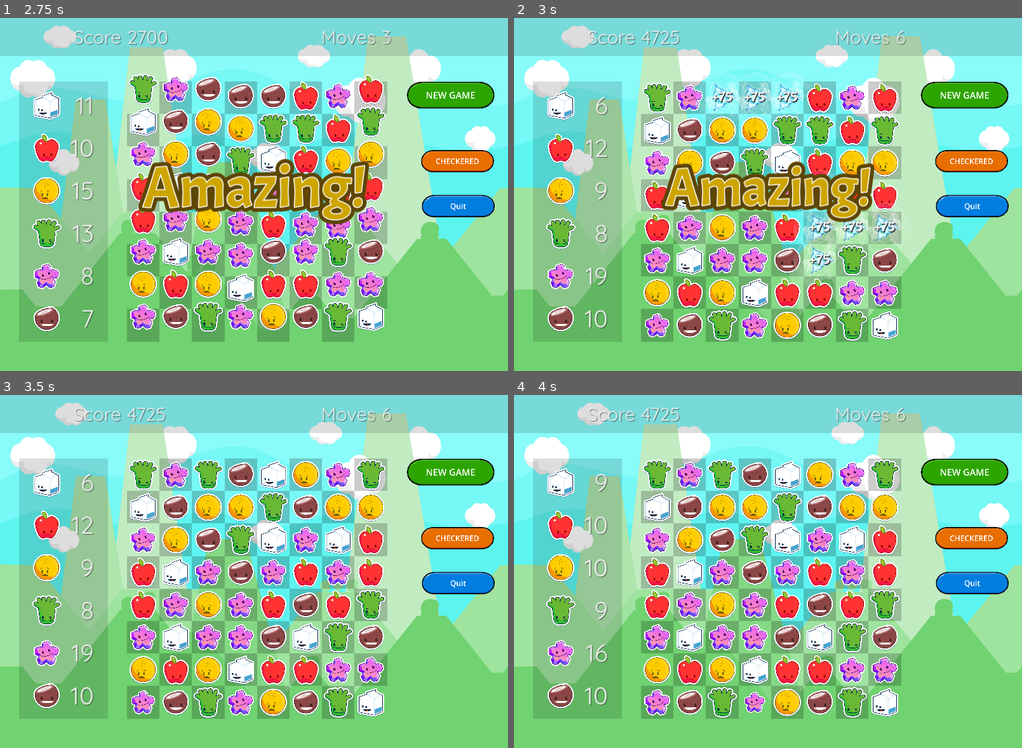
Above: before the commit, frames 1-4 (two rows, left to right).
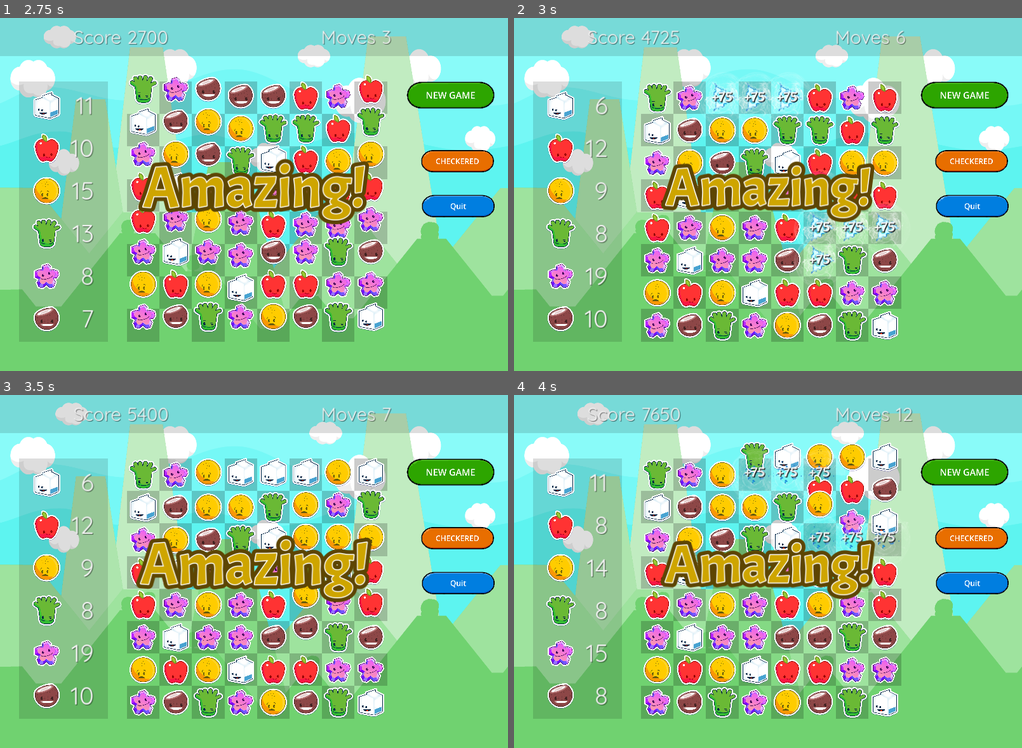
Above: after the commit, the same moments.

Repository: gitbrent/godot-match-3
Game: Godot game, scene res://main.tscn
Same seed, same stepped clock (60 frames per second), same inputs: the game is played once before the commit and once after it.
Inputs (mouse positions are in pixels of both pictures, inside the frame that each line leads up to):
- Up to frame 1 (2.75 s): click (132, 229) at 0.52 s; click "NEW GAME" at 1.25 s; click "NEW GAME" at 2 s
- Up to frame 2 (3 s): click "Food" at 2.75 s
- Up to frame 3 (3.5 s): no input
- Up to frame 4 (4 s): click "Space" at 3.5 s

Frame 1 is identical in both runs. In frame 2, 0.1% of the frame differs, in the area x 25-31%, y 83-91%; in frame 3, 11%; in frame 4, 13%, in the area x 13-79%, y 3-91%.

Commit message:
WIP

Diff:
--- a/game_boards/all_common/common.gd
+++ b/game_boards/all_common/common.gd
@@ -20,7 +20,7 @@
 			var brdsq = brdsq_scene.instantiate()
 			grid.add_child(brdsq)
 
-func fill_hbox(hbox:HBoxContainer, gem_dict:Enums.GemDict, on_cell_click):
+func fill_hbox(hbox:HBoxContainer, gem_dict:Enums.GemDict, on_cell_click, on_drag_start, on_drag_inprog, on_drag_ended):
 	for col_idx in range(hbox.get_child_count()):
 		for row_idx in range(8):
 			var gem_type = GEM_COLOR_NAMES[randi() % GEM_COLOR_NAMES.size()]
@@ -30,6 +30,9 @@
 			gem_cell.initialize(gem_type, gem_dict)
 			var control_node = gem_cell.get_node("GemControl")
 			control_node.connect("cell_click", on_cell_click)
+			control_node.connect("drag_start", on_drag_start)
+			control_node.connect("drag_in_prog", on_drag_inprog)
+			control_node.connect("drag_ended", on_drag_ended)
 
 # GEM LOGIC =========================================================
 
@@ -373,6 +376,14 @@
 	# Cells are not adjacent
 	return false
 
+func get_gem_at_position(position:Vector2, hbox:HBoxContainer) -> CommonGemCell:
+	for vbox in hbox.get_children():
+		if vbox is VBoxContainer:
+			for gem_cell in vbox.get_children():
+				if gem_cell is CommonGemCell and gem_cell.get_global_rect().has_point(position):
+					return gem_cell
+	return null
+
 # =========================================================
 
 func calculate_score_for_matches(matches:Array) -> int:
--- a/game_boards/board_food/board_food.gd
+++ b/game_boards/board_food/board_food.gd
@@ -9,9 +9,12 @@
 # SCENES
 @onready var grid_container:GridContainer = $GridContainer
 @onready var hbox_container:HBoxContainer = $HBoxContainer
-#VARS
+# PRELOAD
 var CmnFunc = preload("res://game_boards/all_common/common.gd").new()
 var CmnDbg = preload("res://game_boards/all_common/common_debug.gd").new()
+# VARS
+var drag_start_position = Vector2()
+var is_dragging = false
 const GEM_COLOR_NAMES = [Enums.GemColor.RED, Enums.GemColor.ORG, Enums.GemColor.YLW, Enums.GemColor.GRN, Enums.GemColor.BLU, Enums.GemColor.PRP]
 const GEM_POINTS:int = 25
 const GEM_DICT:Enums.GemDict = Enums.GemDict.FOOD
@@ -51,7 +54,7 @@
 	# C: Animation runtime for msg is 0.5-sec
 	await CmnFunc.delay_time(self.get_child(0), 0.5)
 	# D: do this hre instead of _ready() as iOS/Xcode wont fill cells when invisible or something like that
-	CmnFunc.fill_hbox(hbox_container, GEM_DICT, self._on_cell_click)
+	CmnFunc.fill_hbox(hbox_container, GEM_DICT, self._on_cell_click, self._on_drag_start, self._on_drag_inprog, self._on_drag_ended)
 	# E: check board after init (wait a 1/4 sec) for UI updates
 	await CmnFunc.delay_time(self, 0.25)
 	process_game_round()
@@ -112,6 +115,22 @@
 		undo_cell_1 = selected_cell_1
 		undo_cell_2 = selected_cell_2
 		swap_gem_cells(selected_cell_1, selected_cell_2)
+
+func _on_drag_start(gem_cell, mouse_position):
+	drag_start_position = mouse_position
+	is_dragging = true
+
+func _on_drag_inprog(gem_cell, mouse_position):
+	if is_dragging:
+		# Optionally visualize the dragging process if needed
+		pass
+
+func _on_drag_ended(gem_cell, mouse_position):
+	if is_dragging:
+		var target_cell =  CmnFunc.get_gem_at_position(mouse_position, hbox_container)
+		if target_cell:
+			swap_gem_cells(gem_cell, target_cell)
+	is_dragging = false
 
 # STEP 2: Swap gems: capture current gems, move scenes via tween
 
--- a/game_boards/board_space/board_space.gd
+++ b/game_boards/board_space/board_space.gd
@@ -22,6 +22,8 @@
 const GEM_POINTS:int = 25
 const GEM_DICT:Enums.GemDict = Enums.GemDict.SPACE
 # VARS
+var drag_start_position = Vector2()
+var is_dragging = false
 var is_new_game:bool = false
 var selected_cell_1:CommonGemCell = null
 var selected_cell_2:CommonGemCell = null
@@ -64,7 +66,7 @@
 	# C: delay to let message complete animation
 	await CmnFunc.delay_time(self.get_child(0), 0.5) # (Animation runtime for msg is 0.5-sec)
 	# D: do this hre instead of _ready() as iOS/Xcode wont fill cells when invisible or something like that
-	CmnFunc.fill_hbox(hbox_container, GEM_DICT, self._on_cell_click)
+	CmnFunc.fill_hbox(hbox_container, GEM_DICT, self._on_cell_click, self._on_drag_start, self._on_drag_inprog, self._on_drag_ended)
 	# LAST:
 	new_game()
 
@@ -110,7 +112,7 @@
 	Enums.debug_print("[_on_cell_click] gem_cell.......: "+JSON.stringify(CmnFunc.find_gem_indices(gem_cell)), Enums.DEBUG_LEVEL.INFO)
 	Enums.debug_print("[_on_cell_click] ---------------------------------------------", Enums.DEBUG_LEVEL.INFO)
 
-	# WIP: NEW:
+	# A: *GAME SPECIFIC*: Locked cells
 	if (gem_cell.is_locked):
 		return
 
@@ -153,6 +155,22 @@
 		undo_cell_1 = selected_cell_1
 		undo_cell_2 = selected_cell_2
 		swap_gem_cells(selected_cell_1, selected_cell_2)
+
+func _on_drag_start(gem_cell:CommonGemCell, mouse_position:Vector2):
+	drag_start_position = mouse_position
+	is_dragging = true
+
+func _on_drag_inprog(gem_cell:CommonGemCell, mouse_position:Vector2):
+	if is_dragging:
+		# Optionally visualize the dragging process if needed
+		pass
+
+func _on_drag_ended(gem_cell:CommonGemCell, mouse_position:Vector2):
+	if is_dragging:
+		var target_cell =  CmnFunc.get_gem_at_position(mouse_position, hbox_container)
+		if target_cell and CmnFunc.are_cells_adjacent(gem_cell, target_cell):
+			swap_gem_cells(gem_cell, target_cell)
+	is_dragging = false
 
 # STEP 2: Swap gems: capture current gems, move scenes via tween
 
--- a/game_boards/board_space/game_space.tscn
+++ b/game_boards/board_space/game_space.tscn
@@ -499,6 +499,7 @@
 vertical_alignment = 1
 
 [node name="BtnUnlock" type="TextureButton" parent="ContDebugBtns"]
+layout_mode = 0
 offset_left = 4.0
 offset_top = 250.0
 offset_right = 1163.0
@@ -752,6 +753,7 @@
 text = "Winner!"
 
 [node name="BtnNewGame" type="TextureButton" parent="ContWinner/TextureRect"]
+layout_mode = 0
 offset_left = 305.0
 offset_top = 1006.67
 offset_right = 1464.0
